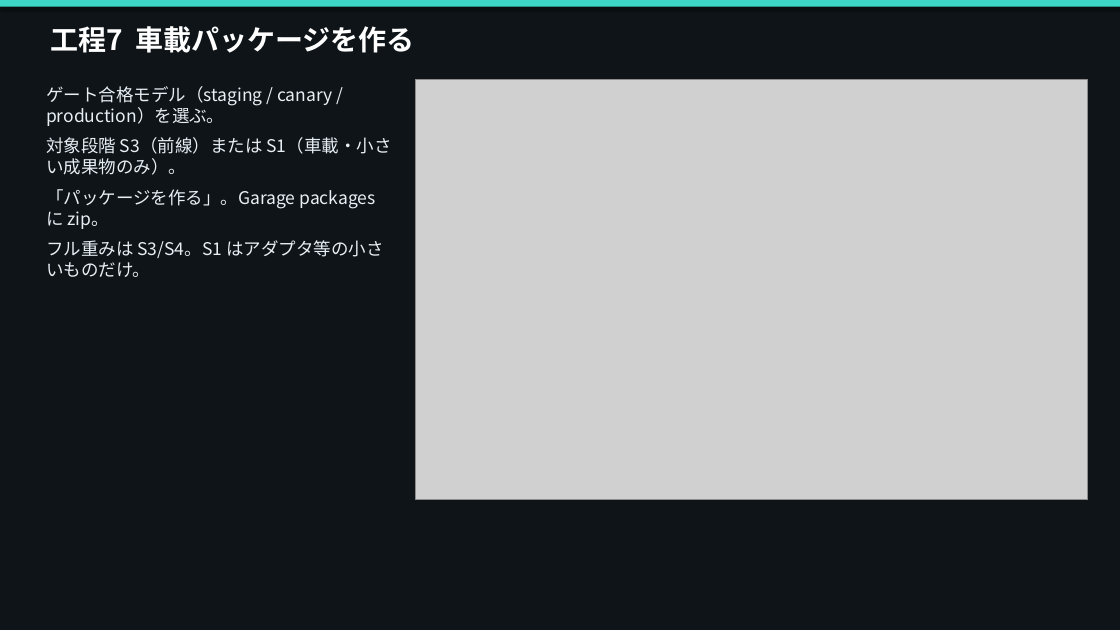
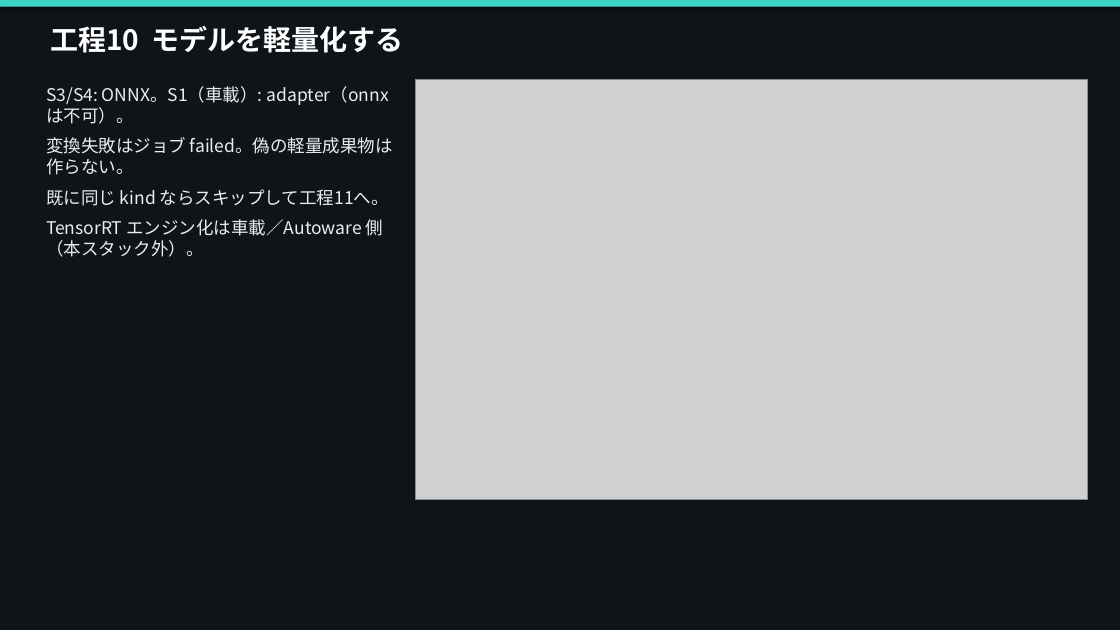
Before and after one commit to xeno1983/MLOPs_DEV, a slide deck: slide 20 of docs/procedure/UGV_MLOps_データ取込からデプロイ手順.pptx (slide 18 before the commit). Drawn at 1120x630 pixels with LibreOffice and Linux fonts; fonts in the diff are those of the drawing; grey boxes stand for pictures. Boxes give left, top, right and bottom in pixels: in the first picture for what was removed or moved away, otherwise in the second. Text is boxed around its words. In the diff, an @@ line names an element or a change of style, - is before the commit and + after.

```diff
--- a/docs/procedure/UGV_MLOps_データ取込からデプロイ手順.pptx
+++ b/docs/procedure/UGV_MLOps_データ取込からデプロイ手順.pptx
@@ text at <box>50,26,404,53</box>: text changed @@
-工程7 車載パッケージを作る
+工程10 モデルを軽量化する
@@ text at <box>46,86,393,257</box>: text changed @@
-ゲート合格モデル（staging / canary / production）を選ぶ。
-対象段階 S3（前線）または S1（車載・小さい成果物のみ）。
-「パッケージを作る」。Garage packages に zip。
-フル重みは S3/S4。S1 はアダプタ等の小さいものだけ。
+S3/S4: ONNX。S1（車載）: adapter（onnx は不可）。
+変換失敗はジョブ failed。偽の軽量成果物は作らない。
+既に同じ kind ならスキップして工程11へ。
+TensorRT エンジン化は車載／Autoware 側（本スタック外）。
```
Also in this commit, not shown: 15 other slides changed, 3 slides added, 1 slide removed, 40 other files.
